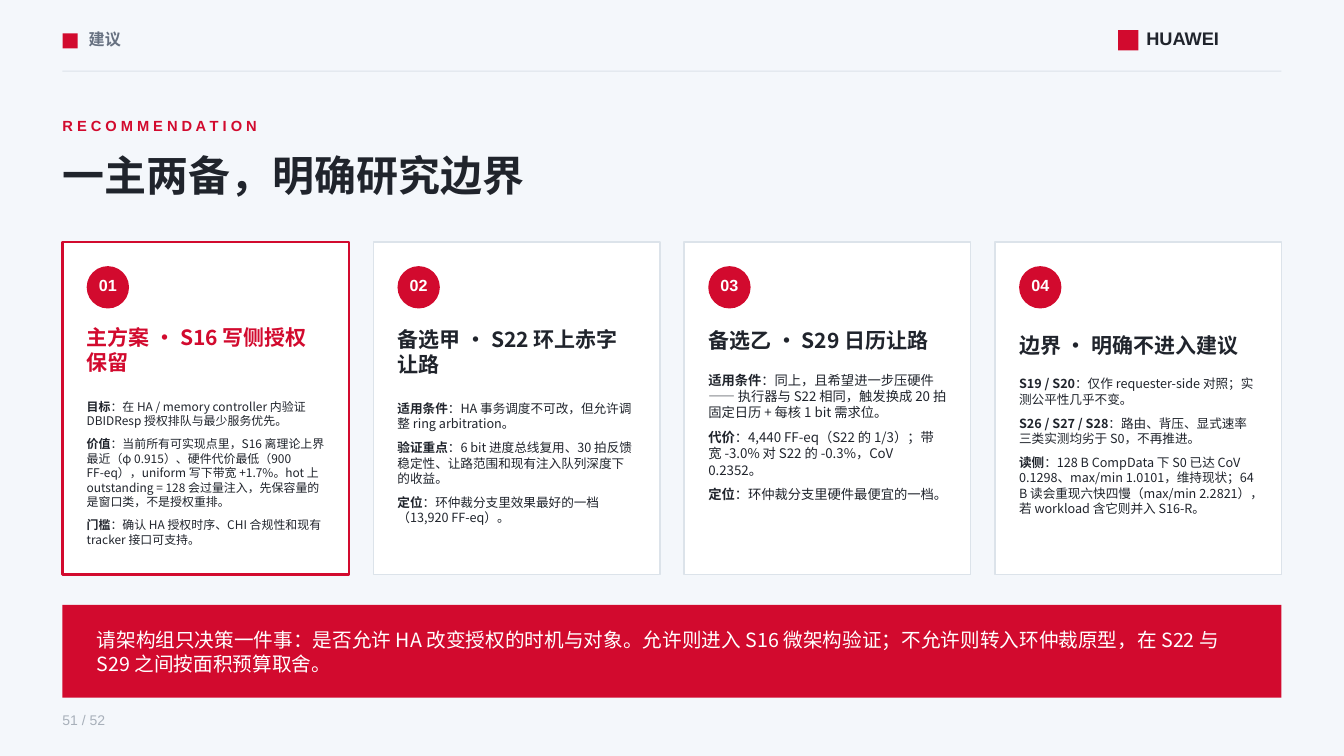
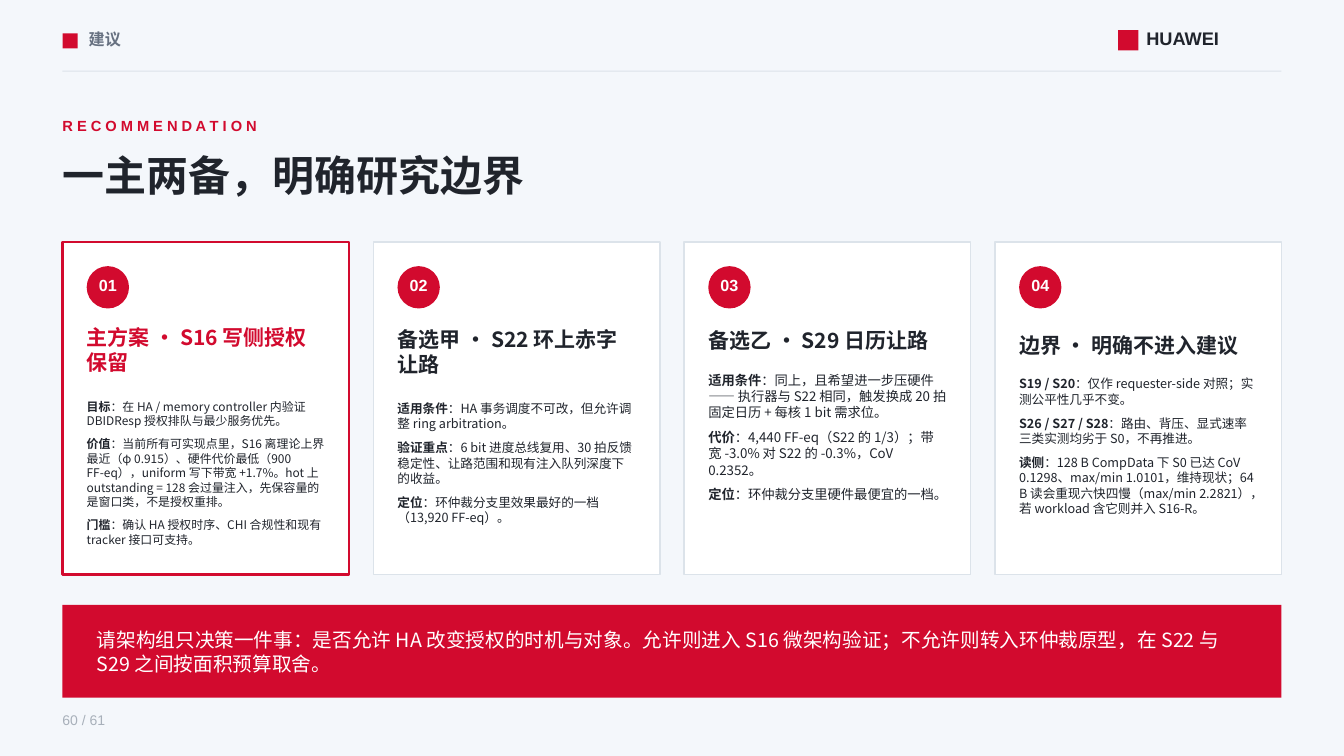
Before and after one commit to lukebest/booksim2, a slide deck: slide 60 of ppt/ring2-write-fairness.pptx (slide 51 before the commit). Drawn at 1344x756 pixels with LibreOffice and Linux fonts; fonts in the diff are those of the drawing. Boxes give left, top, right and bottom in pixels: in the first picture for what was removed or moved away, otherwise in the second. Text is boxed around its words. In the diff, an @@ line names an element or a change of style, - is before the commit and + after.

```diff
--- a/ppt/ring2-write-fairness.pptx
+++ b/ppt/ring2-write-fairness.pptx
@@ text at box(62, 715, 106, 725): text changed @@
-51 / 52
+60 / 61
```
Also in this commit, not shown: 50 other slides changed, 9 slides added, 13 other files.
